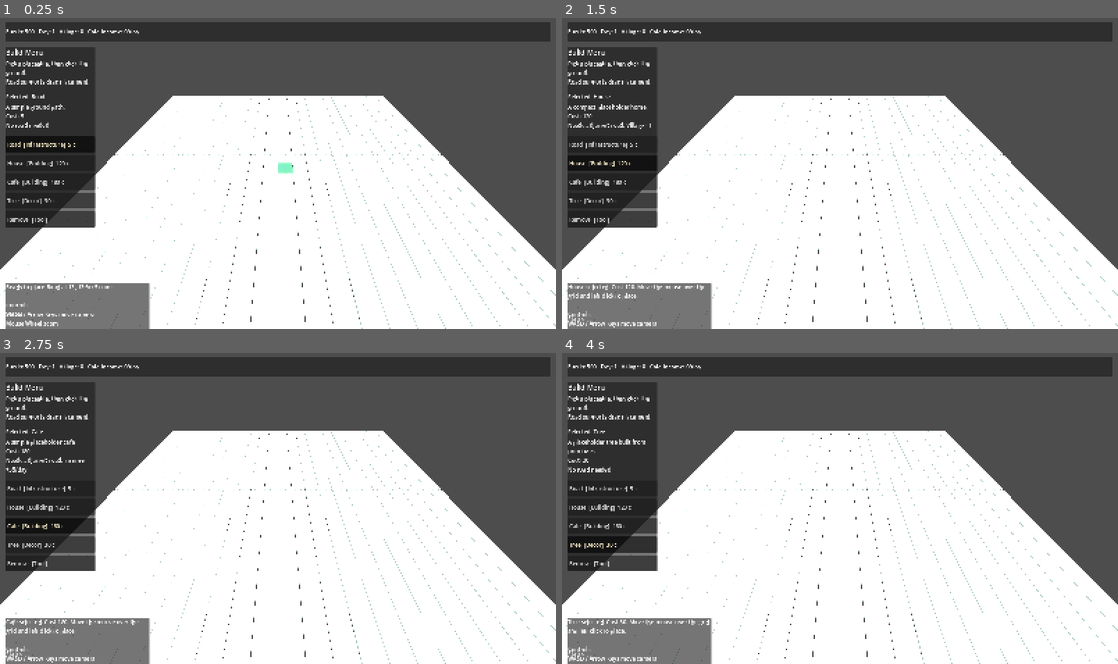
Above: before the commit, frames 1-4 (two rows, left to right).
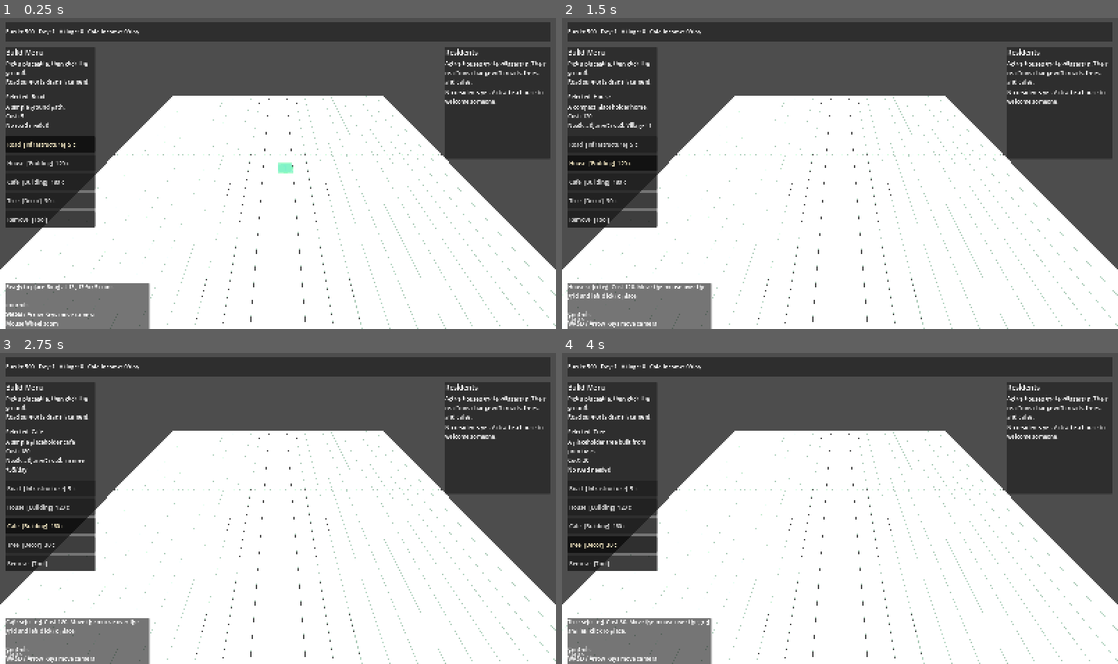
Above: after the commit, the same moments.

Repository: joyshu93/bloomtail_village
Game: Godot game, scene res://scenes/main/Main.tscn
Same seed, same stepped clock (60 frames per second), same inputs: the game is played once before the commit and once after it.
Inputs:
- Up to frame 1 (0.25 s): no input
- Up to frame 2 (1.5 s): click "Road [Infrastructure] 5 c" at 0.5 s; click "House [Building] 120 c" at 1.25 s
- Up to frame 3 (2.75 s): click "Cafe [Building] 180 c" at 2 s
- Up to frame 4 (4 s): click "Road [Infrastructure] 5 c" at 2.75 s; click "Tree [Decor] 30 c" at 3.5 s

The runs differ from the first frame. In frame 1, 6.6% of the frame differs, in the area x 80-99%, y 9-46%; in frame 2, 6.6%; in frame 3, 6.6%; in frame 4, 6.6%.

Commit message:
Add first resident reaction layer

Diff:
--- /dev/null
+++ b/resources/residents/miso.tres
@@ -0,0 +1,11 @@
+[gd_resource type="Resource" script_class="ResidentData" load_steps=2 format=3]
+
+[ext_resource type="Script" path="res://scripts/data/resident_data.gd" id="1"]
+
+[resource]
+script = ExtResource("1")
+id = "miso"
+display_name = "Miso"
+species = "Rabbit"
+mood_tag = "gentle"
+preferred_tag = "tree"
--- /dev/null
+++ b/resources/residents/mori.tres
@@ -0,0 +1,11 @@
+[gd_resource type="Resource" script_class="ResidentData" load_steps=2 format=3]
+
+[ext_resource type="Script" path="res://scripts/data/resident_data.gd" id="1"]
+
+[resource]
+script = ExtResource("1")
+id = "mori"
+display_name = "Mori"
+species = "Deer"
+mood_tag = "calm"
+preferred_tag = "road"
--- /dev/null
+++ b/resources/residents/nabi.tres
@@ -0,0 +1,11 @@
+[gd_resource type="Resource" script_class="ResidentData" load_steps=2 format=3]
+
+[ext_resource type="Script" path="res://scripts/data/resident_data.gd" id="1"]
+
+[resource]
+script = ExtResource("1")
+id = "nabi"
+display_name = "Nabi"
+species = "Cat"
+mood_tag = "curious"
+preferred_tag = "tree"
--- /dev/null
+++ b/resources/residents/pico.tres
@@ -0,0 +1,11 @@
+[gd_resource type="Resource" script_class="ResidentData" load_steps=2 format=3]
+
+[ext_resource type="Script" path="res://scripts/data/resident_data.gd" id="1"]
+
+[resource]
+script = ExtResource("1")
+id = "pico"
+display_name = "Pico"
+species = "Fox"
+mood_tag = "chatty"
+preferred_tag = "cafe"
--- a/resources/vertical_slice/cafe.tres
+++ b/resources/vertical_slice/cafe.tres
@@ -14,6 +14,7 @@
 requires_road = true
 daily_income = 35
 color = Color(0.9, 0.56, 0.48, 1)
+tags = PackedStringArray("cafe")
 mesh_kind = "cafe"
 mesh_scale = Vector3(0.9, 1.2, 0.9)
 active_color = Color(0.9, 0.56, 0.48, 1)
--- a/resources/vertical_slice/house.tres
+++ b/resources/vertical_slice/house.tres
@@ -14,6 +14,7 @@
 requires_road = true
 resident_capacity = 1
 color = Color(0.95, 0.8, 0.62, 1)
+tags = PackedStringArray("house")
 mesh_kind = "house"
 mesh_scale = Vector3(0.78, 1.5, 0.78)
 active_color = Color(0.95, 0.8, 0.62, 1)
--- a/resources/vertical_slice/road.tres
+++ b/resources/vertical_slice/road.tres
@@ -13,6 +13,7 @@
 effect_text = "Enables nearby buildings."
 requires_road = false
 color = Color(0.73, 0.67, 0.58, 1)
+tags = PackedStringArray("road")
 mesh_kind = "road"
 mesh_scale = Vector3(1, 0.12, 1)
 active_color = Color(0.73, 0.67, 0.58, 1)
--- a/resources/vertical_slice/tree.tres
+++ b/resources/vertical_slice/tree.tres
@@ -13,6 +13,7 @@
 effect_text = "Does not require a road."
 requires_road = false
 color = Color(0.32, 0.68, 0.38, 1)
+tags = PackedStringArray("tree")
 mesh_kind = "tree"
 mesh_scale = Vector3(0.68, 1.6, 0.68)
 active_color = Color(0.32, 0.68, 0.38, 1)
--- a/scenes/main/Main.tscn
+++ b/scenes/main/Main.tscn
@@ -1,10 +1,11 @@
-[gd_scene load_steps=6 format=3]
+[gd_scene load_steps=7 format=3]
 
 [ext_resource type="PackedScene" path="res://scenes/world/World3D.tscn" id="1"]
 [ext_resource type="PackedScene" path="res://scenes/ui/UIRoot.tscn" id="2"]
 [ext_resource type="Script" path="res://scripts/main/main.gd" id="3"]
 [ext_resource type="Script" path="res://scripts/managers/game_manager.gd" id="4"]
 [ext_resource type="Script" path="res://scripts/managers/build_manager.gd" id="5"]
+[ext_resource type="Script" path="res://scripts/managers/resident_manager.gd" id="6"]
 
 [node name="Main" type="Node"]
 script = ExtResource("3")
@@ -22,3 +23,6 @@
 
 [node name="BuildManager" type="Node" parent="Managers"]
 script = ExtResource("5")
+
+[node name="ResidentManager" type="Node" parent="Managers"]
+script = ExtResource("6")
--- /dev/null
+++ b/scripts/data/resident_data.gd
@@ -0,0 +1,8 @@
+class_name ResidentData
+extends Resource
+
+@export var id := ""
+@export var display_name := ""
+@export var species := ""
+@export var mood_tag := ""
+@export var preferred_tag := ""
--- a/scripts/main/main.gd
+++ b/scripts/main/main.gd
@@ -4,10 +4,12 @@
 @onready var ui_root: Control = $CanvasLayer/UIRoot
 @onready var game_manager: GameManager = $Managers/GameManager
 @onready var build_manager: BuildManager = $Managers/BuildManager
+@onready var resident_manager: ResidentManager = $Managers/ResidentManager
 
 func _ready() -> void:
 	game_manager.setup()
 	build_manager.setup(game_manager)
 	game_manager.attach_build_manager(build_manager)
+	resident_manager.setup(build_manager, game_manager)
 	world_3d.setup(build_manager, game_manager)
-	ui_root.setup(build_manager, game_manager)
+	ui_root.setup(build_manager, game_manager, resident_manager)
--- a/scripts/managers/build_manager.gd
+++ b/scripts/managers/build_manager.gd
@@ -55,7 +55,7 @@
 	return 0 if selected == null else selected.cost
 
 func get_place_cost(placeable_id: String) -> int:
-	var data := get_placeable(placeable_id)
+	var data: PlaceableData = get_placeable(placeable_id)
 	return 0 if data == null else data.cost
 
 func select_placeable(placeable_id: String) -> void:
@@ -258,6 +258,35 @@
 		})
 	return items
 
+func get_active_house_cells() -> Array[Vector2i]:
+	var cells: Array[Vector2i] = []
+	for item in get_placements():
+		var data: PlaceableData = item["data"]
+		if data == null or data.id != "house" or not bool(item["active"]):
+			continue
+		cells.append(item["cell"])
+	for i in range(cells.size()):
+		for j in range(i + 1, cells.size()):
+			var left: Vector2i = cells[i]
+			var right: Vector2i = cells[j]
+			if right.x < left.x or (right.x == left.x and right.y < left.y):
+				cells[i] = right
+				cells[j] = left
+	return cells
+
+func count_tag_near(origin: Vector2i, tag: String, radius: int, active_only: bool) -> int:
+	var total := 0
+	for item in get_placements():
+		var data: PlaceableData = item["data"]
+		if data == null or not data.tags.has(tag):
+			continue
+		if active_only and not bool(item["active"]):
+			continue
+		var cell: Vector2i = item["cell"]
+		if abs(cell.x - origin.x) <= radius and abs(cell.y - origin.y) <= radius:
+			total += 1
+	return total
+
 func world_to_cell(world_position: Vector3) -> Vector2i:
 	var origin := _origin_offset()
 	var local_x := world_position.x - origin.x
--- a/scripts/managers/game_manager.gd
+++ b/scripts/managers/game_manager.gd
@@ -3,6 +3,7 @@
 
 signal status_changed(text: String)
 signal stats_changed(money: int, day: int, population: int, daily_income: int)
+signal day_advanced(day: int)
 
 const STARTING_MONEY := 500
 const STARTING_DAY := 1
@@ -71,6 +72,7 @@
 
 func _advance_day() -> void:
 	day += 1
+	day_advanced.emit(day)
 	if daily_income > 0:
 		add_money(daily_income)
 		set_status("Day %d. Active cafes earned %d coins." % [day, daily_income])
--- a/scripts/managers/resident_manager.gd
+++ b/scripts/managers/resident_manager.gd
@@ -1,183 +1,126 @@
 class_name ResidentManager
 extends Node
 
-signal residents_changed(residents: Array)
-signal resident_selected(resident: Dictionary)
+signal residents_changed(residents: Array[Dictionary])
+
+const RESIDENT_PATHS := [
+	"res://resources/residents/miso.tres",
+	"res://resources/residents/pico.tres",
+	"res://resources/residents/mori.tres",
+	"res://resources/residents/nabi.tres"
+]
 
 var build_manager: BuildManager
 var game_manager: GameManager
-
-var templates: Array[ResidentProfile] = []
+var resident_pool: Array[ResidentData] = []
 var residents: Array[Dictionary] = []
-var selected_resident_id := ""
-var _sequence := 0
 
 func setup(builds: BuildManager, game: GameManager) -> void:
 	build_manager = builds
 	game_manager = game
-	templates = GameDatabase.load_residents()
+	_load_pool()
+	if not build_manager.placements_changed.is_connected(_on_world_changed):
+		build_manager.placements_changed.connect(_on_world_changed)
+	if not game_manager.day_advanced.is_connected(_on_day_advanced):
+		game_manager.day_advanced.connect(_on_day_advanced)
+	refresh()
 
-func reset_new_game() -> void:
-	residents.clear()
-	selected_resident_id = ""
-	_sequence = 0
+func refresh() -> void:
+	_sync_residents_to_houses()
+	_update_reactions()
 	residents_changed.emit(get_residents())
-
-func refresh_from_build() -> void:
-	_sync_homes()
-	residents_changed.emit(get_residents())
-
-func update_daily() -> void:
-	_sync_homes()
-	_update_happiness_and_requests()
-	residents_changed.emit(get_residents())
-
-func _sync_homes() -> void:
-	var active_homes := build_manager.get_active_house_cells()
-	var resident_by_home := {}
-	for resident in residents:
-		resident_by_home[resident["home_key"]] = resident
-
-	var next_residents: Array[Dictionary] = []
-	for cell in active_homes:
-		var key := _cell_key(cell)
-		if resident_by_home.has(key):
-			next_residents.append(resident_by_home[key])
-		elif next_residents.size() < 8:
-			next_residents.append(_create_resident_for_home(cell))
-		if next_residents.size() >= 8:
-			break
-	residents = next_residents
-
-func _create_resident_for_home(cell: Vector2i) -> Dictionary:
-	var profile := templates[_sequence % templates.size()]
-	_sequence += 1
-	var resident := {
-		"id": "%s_%d" % [profile.id, _sequence],
-		"name": profile.display_name,
-		"species": profile.species,
-		"personality": profile.personality,
-		"preferred_tag": profile.preferred_tag,
-		"favorite_line": profile.favorite_line,
-		"happiness": 58,
-		"current_line": "This cottage feels promising.",
-		"request": "",
-		"request_done": false,
-		"home": cell,
-		"home_key": _cell_key(cell)
-	}
-	game_manager.push_notification("%s the %s wants to move in." % [resident["name"], resident["species"]])
-	return resident
-
-func _update_happiness_and_requests() -> void:
-	for resident in residents:
-		var home: Vector2i = resident["home"]
-		var preferred_tag := String(resident["preferred_tag"])
-		var nearby_preference := build_manager.has_tag_near(home, preferred_tag, 2)
-		var nearby_plaza := build_manager.has_tag_near(home, "plaza", 3)
-		var nearby_road := build_manager.has_tag_near(home, "road", 1)
-		var happiness := int(resident["happiness"])
-		happiness += (2 if nearby_preference else -3)
-		happiness += (1 if nearby_plaza else 0)
-		happiness += (1 if nearby_road else -1)
-		happiness = clamp(happiness, 20, 100)
-		resident["happiness"] = happiness
-		if not nearby_preference:
-			resident["request"] = _request_text(preferred_tag)
-			resident["request_done"] = false
-			resident["current_line"] = resident["request"]
-		else:
-			if not bool(resident["request_done"]):
-				game_manager.push_notification("%s looks happier after the new decoration." % resident["name"])
-			resident["request_done"] = true
-			resident["current_line"] = resident["favorite_line"]
-
-func _request_text(tag: String) -> String:
-	match tag:
-		"flowers":
-			return "Could we plant a few flowers nearby?"
-		"trees":
-			return "A quiet tree-lined corner would be lovely."
-		"bench":
-			return "I want a bench close to home."
-		"cafe":
-			return "A cafe nearby would make mornings better."
-		"lamp":
-			return "A street lamp would make this lane cozy at night."
-		_:
-			return "I hope this area gets a little cozier."
 
 func get_residents() -> Array[Dictionary]:
 	return residents.duplicate(true)
 
-func get_average_happiness() -> int:
-	if residents.is_empty():
-		return 50
-	var total := 0
-	for resident in residents:
-		total += int(resident["happiness"])
-	return int(round(float(total) / residents.size()))
+func _on_world_changed() -> void:
+	refresh()
 
-func get_resident_at(cell: Vector2i) -> Dictionary:
-	for resident in residents:
-		if resident["home"] == cell:
-			return resident.duplicate(true)
-	return {}
-
-func select_resident_at(cell: Vector2i) -> bool:
-	var resident := get_resident_at(cell)
-	if resident.is_empty():
-		return false
-	selected_resident_id = resident["id"]
-	residents_changed.emit(get_residents())
-	resident_selected.emit(resident)
-	return true
-
-func export_state() -> Dictionary:
-	var export_residents: Array[Dictionary] = []
-	for resident in residents:
-		export_residents.append({
-			"id": resident["id"],
-			"name": resident["name"],
-			"species": resident["species"],
-			"personality": resident["personality"],
-			"preferred_tag": resident["preferred_tag"],
-			"favorite_line": resident["favorite_line"],
-			"happiness": resident["happiness"],
-			"current_line": resident["current_line"],
-			"request": resident["request"],
-			"request_done": resident["request_done"],
-			"home_x": resident["home"].x,
-			"home_y": resident["home"].y
-		})
-	return {
-		"residents": export_residents,
-		"selected_resident_id": selected_resident_id,
-		"sequence": _sequence
-	}
-
-func import_state(data: Dictionary) -> void:
-	residents.clear()
-	for raw_resident in data.get("residents", []):
-		var item: Dictionary = raw_resident
-		var home := Vector2i(int(item.get("home_x", 0)), int(item.get("home_y", 0)))
-		residents.append({
-			"id": String(item.get("id", "")),
-			"name": item.get("name", ""),
-			"species": item.get("species", ""),
-			"personality": item.get("personality", ""),
-			"preferred_tag": item.get("preferred_tag", ""),
-			"favorite_line": item.get("favorite_line", ""),
-			"happiness": int(item.get("happiness", 55)),
-			"current_line": item.get("current_line", ""),
-			"request": item.get("request", ""),
-			"request_done": bool(item.get("request_done", false)),
-			"home": home,
-			"home_key": _cell_key(home)
-		})
-	selected_resident_id = String(data.get("selected_resident_id", ""))
-	_sequence = int(data.get("sequence", residents.size()))
+func _on_day_advanced(_day: int) -> void:
+	_update_reactions()
 	residents_changed.emit(get_residents())
 
-func _cell_key(cell: Vector2i) -> String:
-	return "%d,%d" % [cell.x, cell.y]
+func _load_pool() -> void:
+	resident_pool.clear()
+	for path in RESIDENT_PATHS:
+		var resource: Resource = load(path)
+		if resource is ResidentData:
+			var data: ResidentData = resource
+			resident_pool.append(data)
+
+func _sync_residents_to_houses() -> void:
+	var homes: Array[Vector2i] = build_manager.get_active_house_cells()
+	var next_residents: Array[Dictionary] = []
+	var limit: int = mini(homes.size(), resident_pool.size())
+	for i in range(limit):
+		var data: ResidentData = resident_pool[i]
+		var home: Vector2i = homes[i]
+		next_residents.append({
+			"id": data.id,
+			"name": data.display_name,
+			"species": data.species,
+			"mood_tag": data.mood_tag,
+			"preferred_tag": data.preferred_tag,
+			"home": home,
+			"state": "neutral",
+			"happiness": 50,
+			"reaction": ""
+		})
+	residents = next_residents
+
+func _update_reactions() -> void:
+	for resident in residents:
+		var home: Vector2i = resident["home"]
+		var preferred_tag: String = String(resident["preferred_tag"])
+		var likes_preference: bool = build_manager.count_tag_near(home, preferred_tag, 2, true) > 0
+		var nearby_road: bool = build_manager.count_tag_near(home, "road", 1, false) > 0
+		var state: String = "neutral"
+		var happiness: int = 50
+		var reaction: String = _neutral_reaction(resident)
+		if not nearby_road:
+			state = "unhappy"
+			happiness = 30
+			reaction = "Getting around feels awkward without a nearby road."
+		elif likes_preference:
+			state = "happy"
+			happiness = 74
+			reaction = _preferred_reaction(resident)
+		elif preferred_tag == "cafe":
+			state = "neutral"
+			happiness = 48
+			reaction = "A cozy cafe nearby would make this place feel lively."
+		elif preferred_tag == "tree":
+			state = "neutral"
+			happiness = 46
+			reaction = "I would love a few more trees around the house."
+		elif preferred_tag == "road":
+			state = "neutral"
+			happiness = 52
+			reaction = "A tidy little road makes the village feel easier to cross."
+		resident["state"] = state
+		resident["happiness"] = happiness
+		resident["reaction"] = reaction
+
+func _preferred_reaction(resident: Dictionary) -> String:
+	match String(resident["preferred_tag"]):
+		"tree":
+			return "These trees make the village feel calm and tucked away."
+		"cafe":
+			return "I love having a cafe nearby. It makes mornings feel warm."
+		"road":
+			return "These roads make it easy to wander around town."
+		_:
+			return "This part of town suits me nicely."
+
+func _neutral_reaction(resident: Dictionary) -> String:
+	match String(resident["mood_tag"]):
+		"gentle":
+			return "It is quiet here. I think I could settle in."
+		"chatty":
+			return "This village is starting to feel lively."
+		"calm":
+			return "A peaceful corner like this is enough for me."
+		"curious":
+			return "I wonder what this little village will become."
+		_:
+			return "This village has potential."
--- a/scripts/ui/ui_root.gd
+++ b/scripts/ui/ui_root.gd
@@ -2,11 +2,14 @@
 
 var build_manager: BuildManager
 var game_manager: GameManager
+var resident_manager: ResidentManager
 
 var top_panel: PanelContainer
 var top_stats_label: Label
 var button_panel: PanelContainer
 var button_box: VBoxContainer
+var resident_panel: PanelContainer
+var resident_box: VBoxContainer
 var status_panel: PanelContainer
 var status_title: Label
 var status_label: Label
@@ -16,9 +19,10 @@
 var is_ready := false
 var signals_connected := false
 
-func setup(manager: BuildManager, game: GameManager) -> void:
+func setup(manager: BuildManager, game: GameManager, residents: ResidentManager = null) -> void:
 	build_manager = manager
 	game_manager = game
+	resident_manager = residents
 	if is_node_ready():
 		_finish_setup()
 
@@ -90,6 +94,23 @@
 
 	var button_separator := HSeparator.new()
 	button_box.add_child(button_separator)
+
+	resident_panel = PanelContainer.new()
+	add_child(resident_panel)
+	resident_panel.set_anchors_and_offsets_preset(Control.PRESET_TOP_RIGHT)
+	resident_panel.offset_left = -320
+	resident_panel.offset_top = 88
+	resident_panel.offset_right = -16
+	resident_panel.offset_bottom = 410
+
+	resident_box = VBoxContainer.new()
+	resident_box.add_theme_constant_override("separation", 8)
+	resident_panel.add_child(resident_box)
+	resident_box.set_anchors_and_offsets_preset(Control.PRESET_FULL_RECT)
+	resident_box.offset_left = 12
+	resident_box.offset_top = 12
+	resident_box.offset_right = -12
+	resident_box.offset_bottom = -12
 
 	status_panel = PanelContainer.new()
 	add_child(status_panel)
@@ -124,11 +145,14 @@
 		build_manager.selection_changed.connect(_on_selection_changed)
 		game_manager.status_changed.connect(_on_status_changed)
 		game_manager.stats_changed.connect(_on_stats_changed)
+		if resident_manager != null:
+			resident_manager.residents_changed.connect(_on_residents_changed)
 		signals_connected = true
 	_rebuild_placeable_buttons()
 	_on_selection_changed(build_manager.selected_id)
 	_on_status_changed(game_manager.status_text)
 	_on_stats_changed(game_manager.money, game_manager.day, game_manager.population, game_manager.daily_income)
+	_on_residents_changed([] if resident_manager == null else resident_manager.get_residents())
 
 func _rebuild_placeable_buttons() -> void:
 	for id in selected_buttons.keys():
@@ -187,3 +211,38 @@
 
 func _on_stats_changed(money: int, day: int, population: int, daily_income: int) -> void:
 	top_stats_label.text = "Funds: %d   Day: %d   Village: %d   Cafe Income: %d/day" % [money, day, population, daily_income]
+
+func _on_residents_changed(residents: Array[Dictionary]) -> void:
+	for child in resident_box.get_children():
+		child.queue_free()
+	var title := Label.new()
+	title.text = "Residents"
+	title.add_theme_font_size_override("font_size", 20)
+	resident_box.add_child(title)
+	var hint := Label.new()
+	hint.autowrap_mode = TextServer.AUTOWRAP_WORD_SMART
+	hint.text = "Active houses invite villagers in. Their reactions change with roads, trees, and cafes."
+	resident_box.add_child(hint)
+	if residents.is_empty():
+		var empty := Label.new()
+		empty.autowrap_mode = TextServer.AUTOWRAP_WORD_SMART
+		empty.text = "No residents yet. Activate a house to welcome someone."
+		resident_box.add_child(empty)
+		return
+	for resident in residents:
+		var card := PanelContainer.new()
+		resident_box.add_child(card)
+		var card_box := VBoxContainer.new()
+		card_box.add_theme_constant_override("separation", 4)
+		card.add_child(card_box)
+		var name := Label.new()
+		name.text = "%s the %s" % [resident["name"], resident["species"]]
+		name.add_theme_font_size_override("font_size", 16)
+		card_box.add_child(name)
+		var state := Label.new()
+		state.text = "%s | prefers %s" % [String(resident["state"]).capitalize(), String(resident["preferred_tag"])]
+		card_box.add_child(state)
+		var line := Label.new()
+		line.autowrap_mode = TextServer.AUTOWRAP_WORD_SMART
+		line.text = resident["reaction"]
+		card_box.add_child(line)
Not shown, added: scripts/data/resident_data.gd.uid
Not shown, changed: specs/mvp.md
